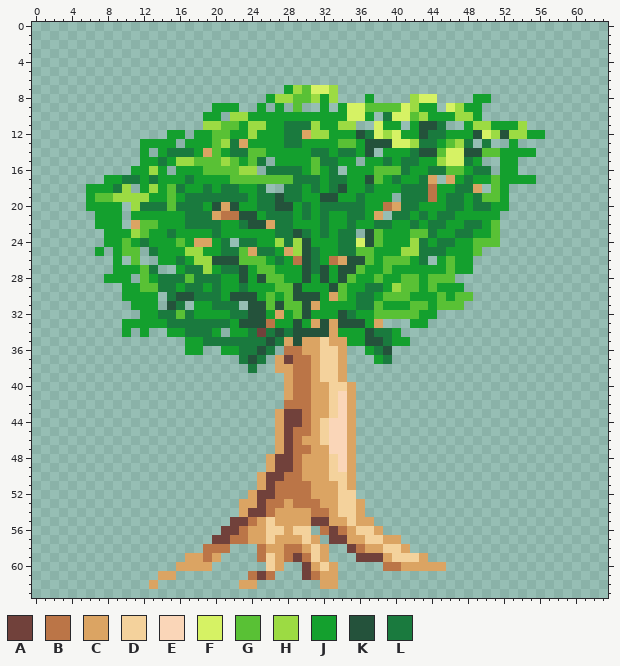
Pixel-art sprite: scenes/tree/Tree.png. This is how it looked before the edit.
The file is 64x64 pixels. The old version is drawn lined up with the new one.
Palette (. is transparent): A #71413b  B #bb7547  C #dba463  D #f4d29c  E #fad6b8  F #d6f264  G #59c135  H #9cdb43  J #14a02e  K #24523b  L #1a7a3e
Pixels before (only the part around the change), first column x 0:
 0 ................................................................
 1 ................................................................
 2 ................................................................
 3 ................................................................
 4 ................................................................
 5 ................................................................
 6 ................................................................
 7 ............................JHGFFH..............................
 8 ..........................JHHGGHJH...J....HFF....JJ.............
 9 ....................JJJ..J.J.G..J.JFFGGGGFHJJ.FHJJ..............
10 ...................JJ.HHJJJJJJJJJJJFFJ.LFFGHJJJHHJ..............
11 ...................HHGGJHHJJLLLHJJHH..FJJ.JKKL..JHHJJJH.........
12 ...............JJ.JJGGJJHJJJLLCHHJJJKLFHFJJKLLJJJKFHKHHJJ.......
13 ............JJJJ.JJJGHLCJJJJLLJJJJGGJKKKFFHLLJGHL.L..J..........
14 ............J.JLLLJCGJLLGGJJJJJLLJLLJK.JJJLKKGFFKKGGJJJJ........
15 ............JJLJHHGGGHGJGL.JJJJGLLJJ.JJLJLLJJHFFLJ..JJ..........
16 ...........JJHJ.JJJGGGGHH.LLLLJGJL.JJJGGGLJJLLGGJLL.JJ..........
17 ........JJLLJLJJJLJJJJGGGGGGGLLLJLLJJKGJLJJLC.CJLJJGJJJJ........
18 ......JJJLH.JHJGLJJLJLLJJL..LLJLJLKJJLJJJLLLBJJLLC.GJ...........
19 ......JGGHHHHJJGJLLLLLLLJLLKLLJJKKJJLJJJ.LLLBJLLJLGGJ...........
20 ......JJJJ.HLLLGLLLJKCKJJLLKKJLJLLLLLJJBCLLJJJLLJLLJJ...........
21 .......JJJ.JJJJJJLLLCBBKKJLLLJLJLJJLLJC.LLJLJLLJJJJJ............
22 .......JJJ.CGGJJJLLLLJJLKKCLLJJJLJJLJJLLJJLJLLJJLLJG............
23 ........JJJHGJJLJJJJLJJJJJJLLKLJLJLL.KGJJJGGLJJLLJJG............
24 ........JJGJLJJJGJCCJL.LLJJHLHKJJJLLFKGJJJHLJLLJJGGG............
25 .......J.JGG.LJJJHHJJLLGCLLJCHKLJJLLGGJJJHHLLLJJJG..............
26 .........J.G..JJLJHHKKKGGGJLJBKLJBCKKGJGGGJL.JGJJ...............
27 .........JJJGL..JLLHJLLKJGGJJJKLKJKKGJJGJJJJJJGJJ...............
28 ........JJJ.GJLLLGLLLJJKJKGGJJKJKJKGJJGJJGGJGGG.................
29 ..........JJGGLLJLLJLJJLJJJGGKJJJKGJJLLJHGGJGJJJ................
30 ..........JJJJ.LKKLLLJKKKJGJGKKKJCGJLLJGGGJJJGJGG...............
31 ...........JJJ.KL.JJLLL.KKGKGGKCJJJJLLGJJJGGJGGG................
32 ............JJLLGLJJJJLLKKJCJGKJJJKLJJGGGGGJJ...................
33 ..........JJJJJLLLLLLLJKKKBJJKJCKCKKKJC...JJ....................
34 ..........J.J..JJLLLJ.JJLALKLKKKKCJJJKLLJ.......................
35 .................JJLLLLLLLKLCKCCDCCJJKKLJJ......................
36 .................JJ..JJLLKL.BBCCDDC..JLK........................
37 .......................LKL.CABBCDDC...JL........................
38 ........................L..CCBBCDDC.............................
39 ............................CBBCDDC.............................
40 ............................CBBCCDDC............................
41 ............................CBBCCDEC............................
42 ............................BBBCCDEC............................
43 ...........................CAABCCDEC............................
44 ...........................CAABCDEEC............................
45 ...........................CABBCDEEC............................
46 ...........................CABCCDEEC............................
47 ...........................CABBCCEEC............................
48 ..........................CAABCCCDEC............................
49 ..........................CAABCCCDEC............................
50 .........................CAABBCCCDDC............................
51 .........................CABBBBCCCDC............................
52 ........................CAABBBBCCCDD............................
53 .......................CCABBCBBBCCDDC...........................
54 .......................CAABCCCCBBCDDC...........................
55 ......................AABCDCCCCAACCDCC..........................
56 .....................AABCCDDCDD.BABCDDC.........................
57 ....................AABBCCDCCCDC.AACCDDCC.......................
58 ...................BBB...BCCBBCDC..ABCCDDC......................
59 .................CCBC....BDCBABDC...AAACDDDC....................
60 ................CCCC......DC..ACDC.....BBCCCCC..................
61 ..............CC........BAB...ABCC..............................
62 .............C.........CC.......CC..............................
63 ................................................................
New version:
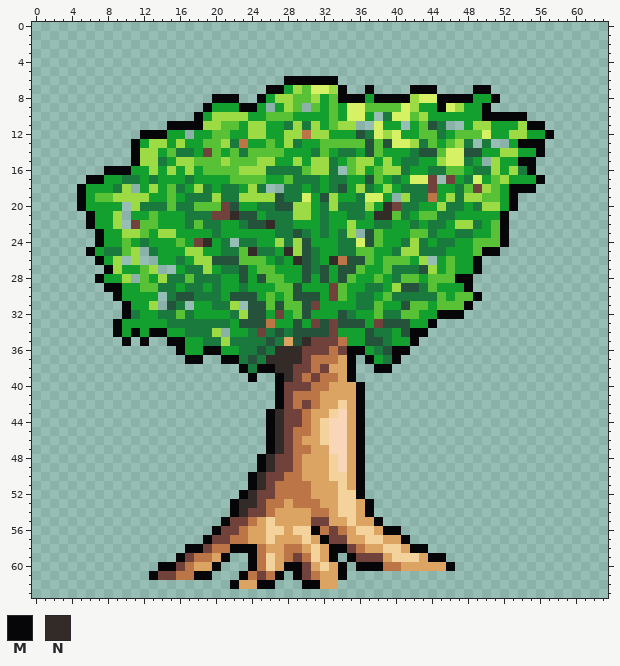
Colours new in this view: M #060608  N #322b28
Diff:
whole drawing moved by +3,+4 (the old picture is shown already moved)
Changed rows in their new state; - is an unchanged pixel.
first column x 5:
 6 -----------------------MMMMMM------------------------
 7 ---------------------MM------M--M----MMM----MM-------
 8 ---------------MMM--M-------GMMM-MMMM---MMMM--M------
 9 --------------M---MM---H--G-G-----------M----M-------
10 -------------M-HH----GGG----G-------------JJ-MMMMM---
11 ----------MMMM----------H---G---------G-----------MM-
12 -------MMM----------H--HHB------------GG--GGG-JJ----M
13 ------M-HH-H--G---B--G-H---GG--G-G-----G---------MMM-
14 ------MHH-G---A--G---GG----G-----G-----------JJHH--M-
15 ------MHH---------G-HH--H-HH--GHH-H-----------H--MM--
16 ---MMM----H-H-------H----GHH--GH--HH----------H-HLM--
17 -MM------------------JJ--------------FFA-A--F--H---M-
18 M------------H-----H-----------H--H----A---GAH--MMM--
19 M--------------H--HHHH---F--H---FF--H----H-HH---M----
20 M------------GGGA-------HH--H---H-NA----H----HH-M----
21 -M--H---G------AAN------HH-------NNG--GG-------M-----
22 -M--H-A------G-------N--------H-----------HH---M-----
23 --M--H---HH-------------------H----------------M-----
24 --M----------AN---------------------L----------M-----
25 -M-LL-H------------N---N-----------L---------MM------
26 --MJH-H-----------------N---NB--------H-----M--------
27 ---MH---H--------------------------LLLKH----M--------
28 --M--H---H-------------------------L------MM---------
29 ---MM-----------------------A-------KKL----M---------
30 ----M-----------------------A------LLLLL----M--------
31 -----M--H--------H--------A---------K------M---------
32 -----ML-----------H---A-----------LL----MMM----------
33 ----M---------------------A-A----AKKK--M-------------
34 ----M-M-MM-----H------------A-------KMM--------------
35 -----M-M--MM----H--------NAAAB-------M---------------
36 -----------M--MM------NNNAAABAMM---MM----------------
37 ------------MM--MM---NNNNABBB-M-M--M-----------------
38 ------------------M-MMNNAABAC-M--MM------------------
39 -------------------M--MNA-ABB-M----------------------
40 ----------------------MAAABBCC-M---------------------
41 ----------------------MA--B-CC-M---------------------
42 ----------------------MA-AB-CD-M---------------------
43 ---------------------MN--------M---------------------
44 ---------------------MN--------M---------------------
45 ---------------------MN--------M---------------------
46 ---------------------MN--------M---------------------
47 ---------------------MN--------M---------------------
48 --------------------MN---------M---------------------
49 --------------------MN---------M---------------------
50 -------------------MN----------M---------------------
51 -------------------MN----------M---------------------
52 ------------------MN-----------M---------------------
53 -----------------MNN------------M--------------------
54 -----------------MN-------------M--------------------
55 ----------------M----------------M-------------------
56 ---------------M----------M-------MM-----------------
57 --------------M------------M--------M----------------
58 ------------MMA--MMM--------MM-------MM--------------
59 -----------MAB--M--M--------M-M--------MM------------
60 ---------MMAB--M---MB--MM----M-MMM-------M-----------
61 --------MAABBMM---M---M-M----M-----------------------
62 --------.--------M--MM---MM--------------------------
